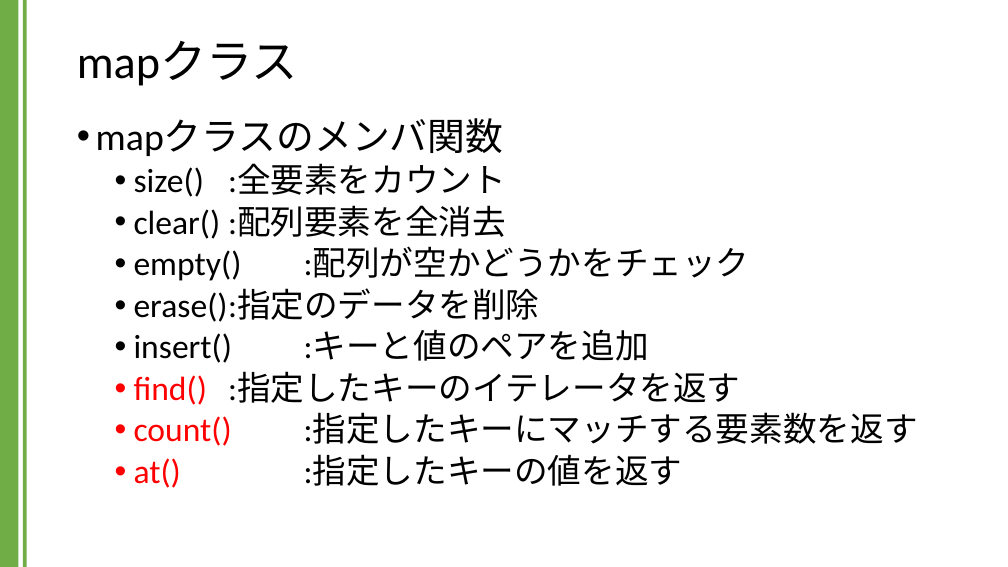
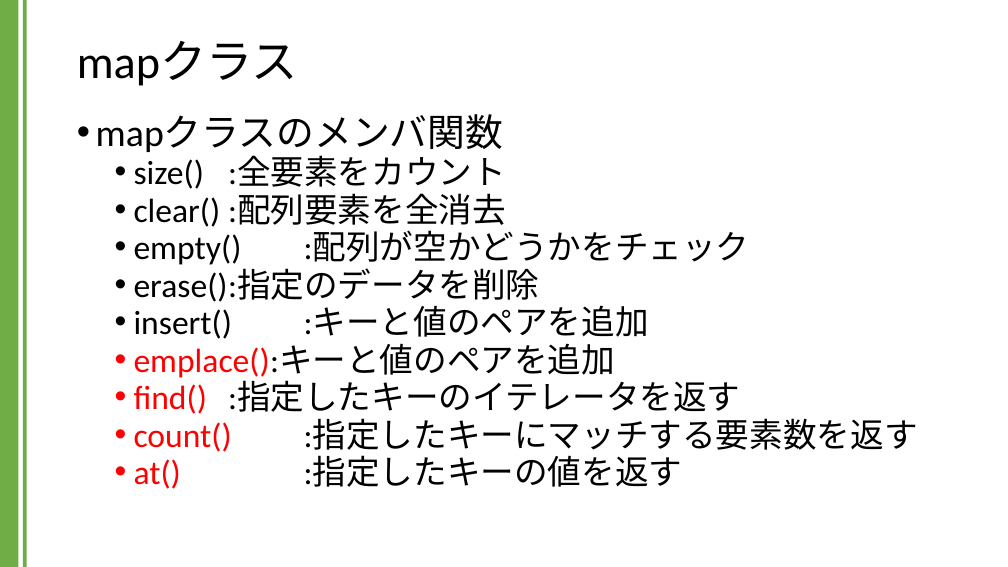
Before and after one commit to kic-murata/cpp2024, a slide deck: slide 2 of 授業資料/講義資料：Mapクラス.pptx. Drawn at 1008x567 pixels with LibreOffice and Linux fonts; fonts in the diff are those of the drawing. Boxes give left, top, right and bottom in pixels: in the first picture for what was removed or moved away, otherwise in the second. Text is boxed around its words. In the diff, an @@ line names an element or a change of style, - is before the commit and + after.

Commit message:
講義資料

```diff
--- a/授業資料/講義資料：Mapクラス.pptx
+++ b/授業資料/講義資料：Mapクラス.pptx
@@ text at [96,115,918,489]: line spacing 0.9 to 0.8 @@
@@ text at [134,344,616,378]: paragraph added @@
+  • emplace():キーと値のペアを追加
```
